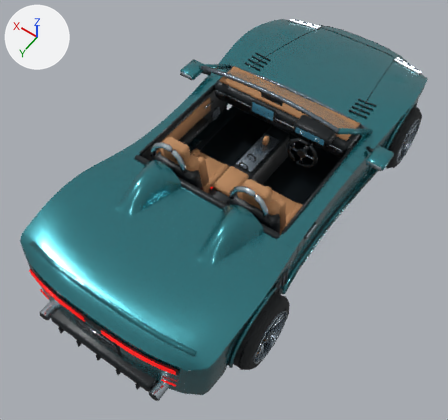
What one commit did to the glTF model public/models/AstraAurora-lod.glb.
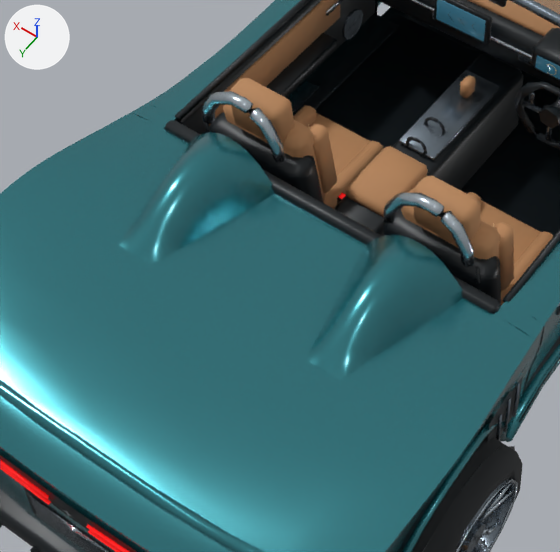
Old and new are each drawn whole from a camera (50 mm lens) standing at (-2.15, 3.51, 5.07) and looking at (0.0, 0.51, 0.35) and again close up on the part from 14% to 68% of the width and 25% to 81% of the height. Lighting does not change. The marker at upper left points along +X, +Y and +Z. The first two pictures are the older version. Where no turn or scale is listed for an object, it has been applied to the vertices. Vertices at exactly the same position are counted once.

The first close-up shows 'body_group_body', 'body_group_chrome', 'body_group_dark', 'body_group_leather', 'body_group_metal', 'body_group_screen', 'body_group_upper', 'driver_door_upper', 'steering_wheel_dark', 'wheel_rl_spin_chrome', 'wheel_rl_spin_metal', 'wheel_rl_spin_rubber' and 7 more.
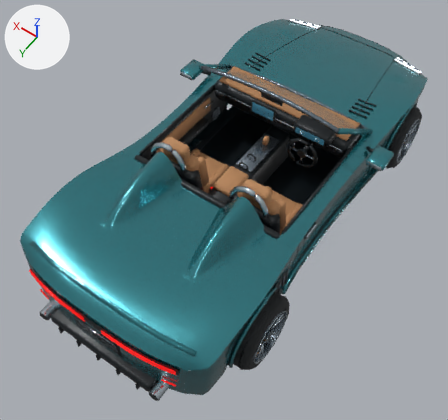
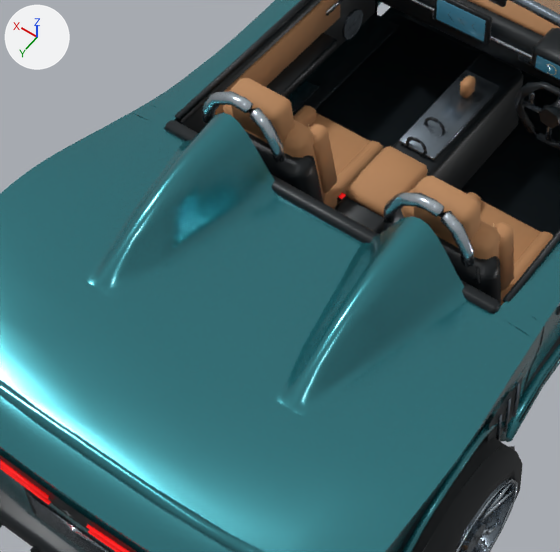
What differs and where, as boxes [x1, y1, x2, y2] in the close-ups (560 x 552 px):
part 1 of me_flowing_quarter_skin_004, rebuilt (25% wider, 38% taller)
    before: [309, 235, 463, 380]
    after: [276, 216, 468, 417]
part 2 of me_flowing_quarter_skin_004, rebuilt (24% wider, 39% taller)
    before: [119, 132, 275, 264]
    after: [86, 113, 279, 297]

Patch to the scene script:
```diff
--- a/public/models/AstraAurora-lod.glb.py
+++ b/public/models/AstraAurora-lod.glb.py
@@ me_flowing_quarter_skin_004 @@
 # used by ob_body_group_body; location = (0.0, 0.0, 0.0)
-me_flowing_quarter_skin_004.from_pydata(...)  # 965 vertices, 1534 faces; spans x -1.01..1.15, y -2.26..2.25, z 0.23..1.31
+me_flowing_quarter_skin_004.from_pydata(...)  # 966 vertices, 1534 faces; spans x -1.01..1.15, y -2.26..2.25, z 0.23..1.31
+# me_flowing_quarter_skin_004 part 1: the loose piece of 58 vertices spanning x -0.65..-0.21, y 0.83..1.4, z 0.86..1.08 is rebuilt with 53 vertices and now spans x -0.67..-0.19, y 0.81..1.6, z 0.86..1.14
+# me_flowing_quarter_skin_004 part 2: the loose piece of 58 vertices spanning x 0.21..0.65, y 0.83..1.4, z 0.86..1.08 is rebuilt with 53 vertices and now spans x 0.19..0.67, y 0.81..1.6, z 0.86..1.14
+# other edits to the shape of me_flowing_quarter_skin_004 do not show in these pictures
 me_flowing_quarter_skin_004.materials.append(mat_body)
```
